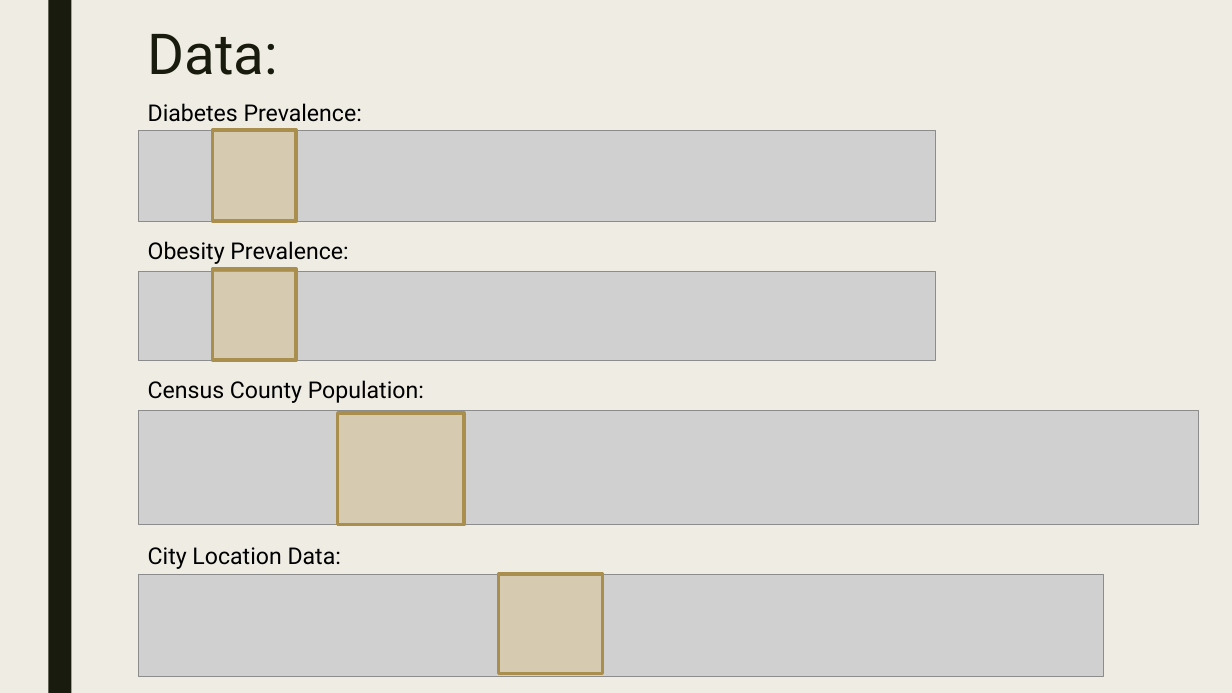
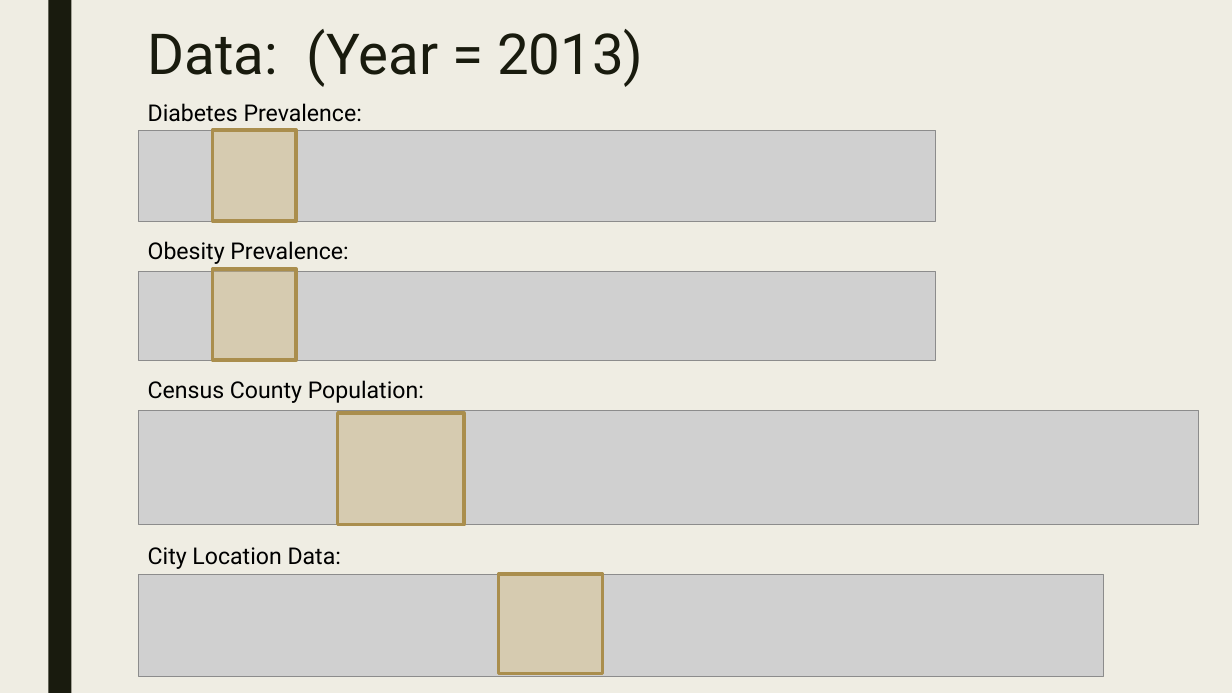
Before and after one commit to NormanLo4319/Food-Enviroment-Project, a slide deck: slide 10 of Project_Presentation.pptx (slide 8 before the commit). Drawn at 1232x693 pixels with LibreOffice and Linux fonts; fonts in the diff are those of the drawing; grey boxes stand for pictures. Boxes give left, top, right and bottom in pixels: in the first picture for what was removed or moved away, otherwise in the second. Text is boxed around its words. In the diff, an @@ line names an element or a change of style, - is before the commit and + after.

```diff
--- a/Project_Presentation.pptx
+++ b/Project_Presentation.pptx
@@ title at [148, 29, 644, 87]: text changed @@
-Data:
+Data: (Year = 2013)
```
Also in this commit, not shown: 11 other slides changed, 2 slides added, 2 other files.
